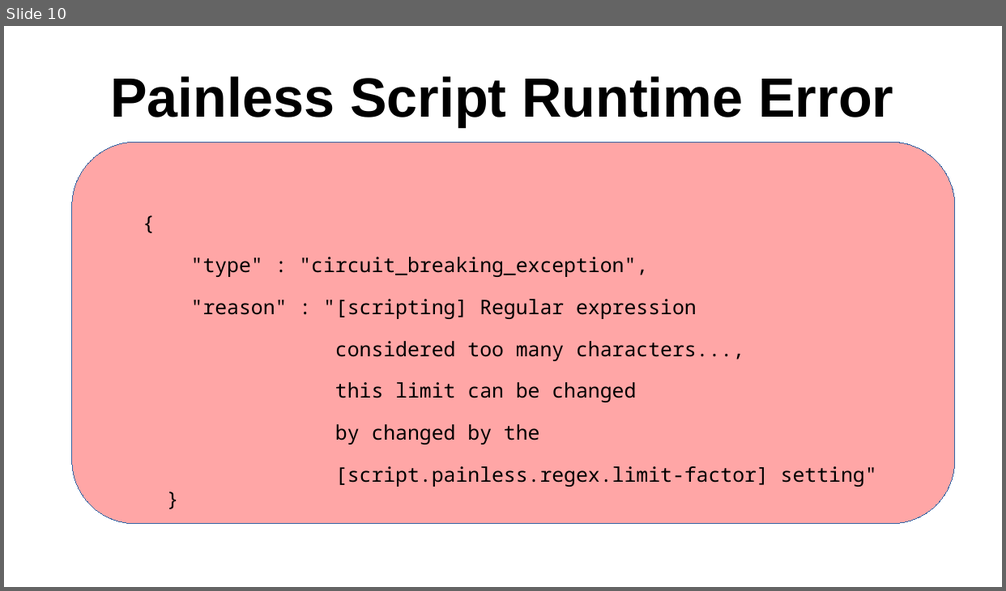
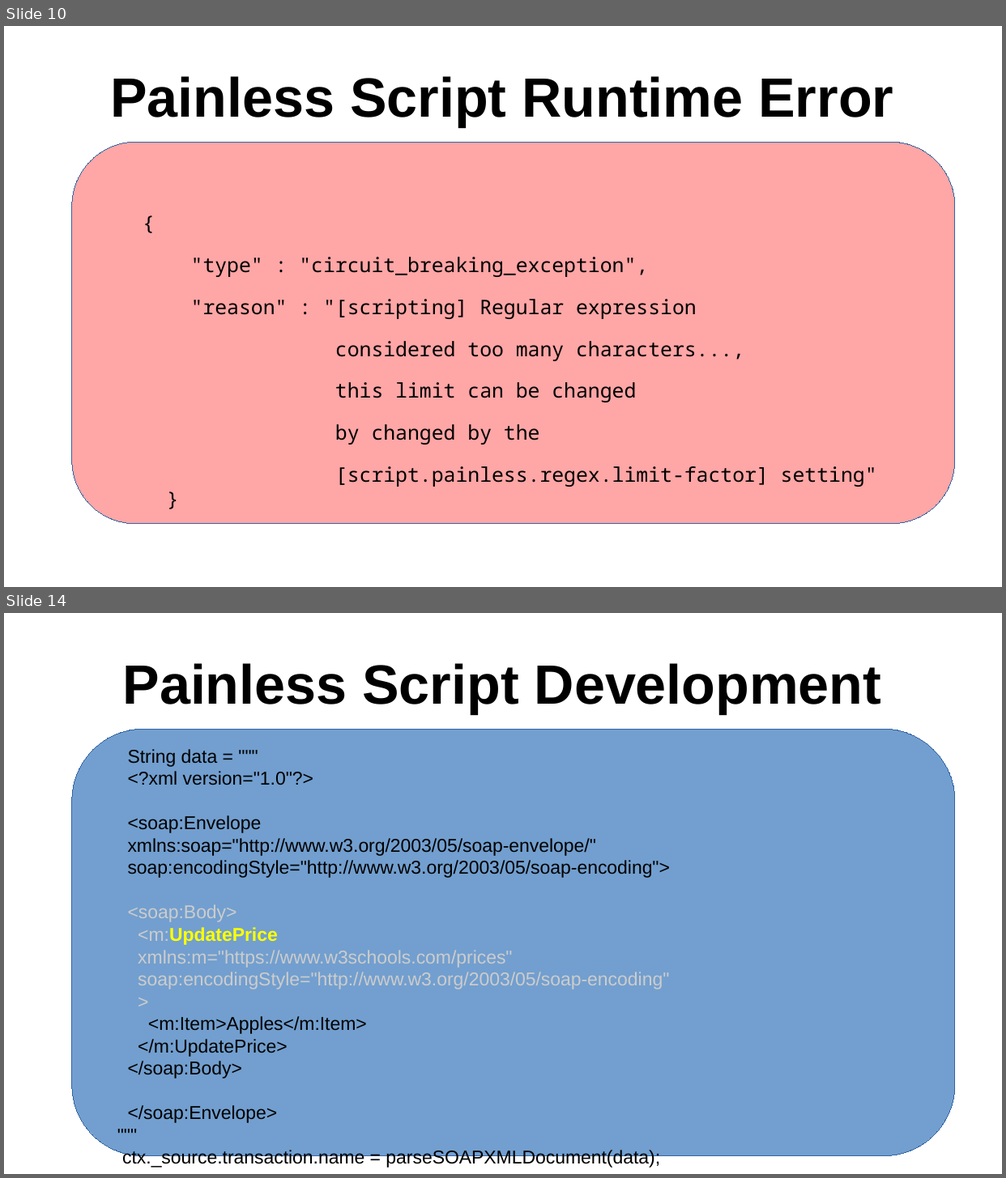
Before and after one commit to sergueik/springboot_study, a slide deck: basic-purejs-xml-parser/Painless Script for Ingesting SOAP Action from SOAP Payload.odp. Shown one above the other, each under a label of ours: slide 10 before the commit, slides 10 and 14 after it; the slides between them are not shown. The pictures are 1006x591 and 1006x1178 pixels, drawn with LibreOffice and Linux fonts; fonts in the diff are those of the drawing. Boxes give left, top, right and bottom in pixels: in the first picture for what was removed or moved away, otherwise in the second. Text is boxed around its words. In the diff, an @@ line names an element or a change of style, - is before the commit and + after.

```diff
--- a/basic-purejs-xml-parser/Painless Script for Ingesting SOAP Action from SOAP Payload.odp
+++ b/basic-purejs-xml-parser/Painless Script for Ingesting SOAP Action from SOAP Payload.odp
@@ slide 14 added at <box>4,613,1002,1174</box>, background #FFFFFF @@
@@ title added at <box>123,663,882,714</box>, 44 pt, text #000000, bold @@
+Painless Script Development
@@ rounded rectangle added at <box>72,729,955,1157</box>, fill #729FCF, outline #3465A4 0 pt @@
@@ text added at <box>128,749,670,1123</box>, 14.8 pt, text #000000 @@
+String data = """
+<?xml version="1.0"?>
+<soap:Envelope
+xmlns:soap="http://www.w3.org/2003/05/soap-envelope/"
+soap:encodingStyle="http://www.w3.org/2003/05/soap-encoding">
+<soap:Body>
+<m:UpdatePrice
+xmlns:m="https://www.w3schools.com/prices"
+soap:encodingStyle="http://www.w3.org/2003/05/soap-encoding"
+>
+<m:Item>Apples</m:Item>
+</m:UpdatePrice>
+</soap:Body>
+</soap:Envelope>
+"""
+ctx._source.transaction.name = parseSOAPXMLDocument(data);
```
Also in this commit, not shown: 1 slide changed, 3 other slides added, 1 other file.
